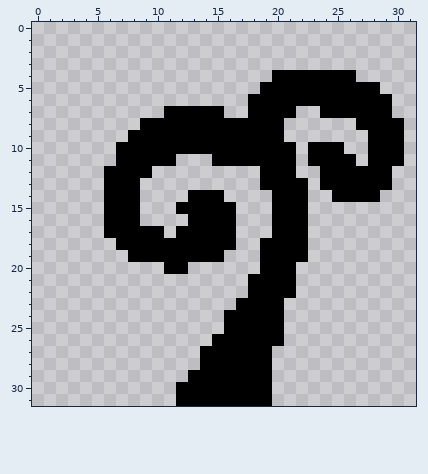
Pixel-art file, stored at support/aseprite_files/Plant.aseprite. The picture above is the old version.
32x32 pixels, 1 frame.
And afterwards:
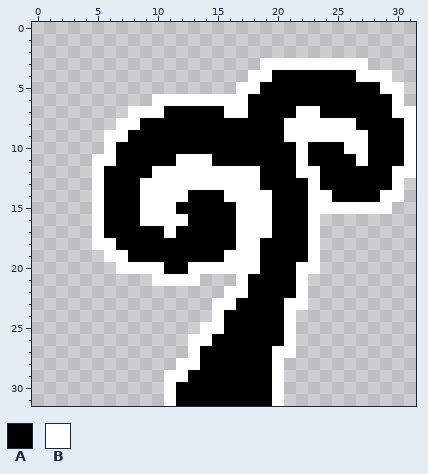
Palette (. is transparent): A #000000  B #ffffff
Edits made:
y 3: x 19..27 ......... -> BBBBBBBBB
y 4: x 18..19 .. -> BB; x 27..29 ... -> BBB
y 5: x 17..18 .. -> BB; x 29..30 .. -> BB
y 6: x 10..17 ........ -> BBBBBBBB; x 30 . -> B
y 7: x 8..10 ... -> BBB; x 16..17 .. -> BB; x 22..23 .. -> BB; x 30..31 .. -> BB
y 8: x 7..8 .. -> BB; x 21..26 ...... -> BBBBBB; x 31 . -> B
y 9: x 6..7 .. -> BB; x 21..27 ....... -> BBBBBBB; x 31 . -> B
y 10: x 6 . -> B; x 22 . -> B; x 26..27 .. -> BB; x 31 . -> B
y 11: x 5..6 .. -> BB; x 12..14 ... -> BBB; x 22 . -> B; x 27 . -> B; x 31 . -> B
y 12: x 5 . -> B; x 10..18 ......... -> BBBBBBBBB; x 22..23 .. -> BB; x 30..31 .. -> BB
y 13: x 5 . -> B; x 9..18 .......... -> BBBBBBBBBB; x 23 . -> B; x 30 . -> B
y 14: x 5 . -> B; x 9..12 .... -> BBBB; x 16..19 .... -> BBBB; x 23..24 .. -> BB; x 29..30 .. -> BB
y 15: x 5 . -> B; x 9..11 ... -> BBB; x 17..19 ... -> BBB; x 23..29 ....... -> BBBBBBB
y 16: x 5 . -> B; x 9..12 .... -> BBBB; x 17..19 ... -> BBB; x 23 . -> B
y 17: x 5 . -> B; x 11 . -> B; x 17..19 ... -> BBB; x 23 . -> B
y 18: x 5..6 .. -> BB; x 17..18 .. -> BB; x 23 . -> B
y 19: x 6..7 .. -> BB; x 16..18 ... -> BBB; x 23 . -> B
y 20: x 7..10 .... -> BBBB; x 13..18 ...... -> BBBBBB; x 22..23 .. -> BB
y 21: x 10..13 .... -> BBBB; x 17 . -> B; x 22 . -> B
y 22: x 16..17 .. -> BB; x 22 . -> B
y 23: x 15..16 .. -> BB; x 21..22 .. -> BB
y 24: x 15 . -> B; x 21 . -> B
y 25: x 14..15 .. -> BB; x 21 . -> B
y 26: x 13..14 .. -> BB; x 21 . -> B
y 27: x 13 . -> B; x 20..21 .. -> BB
y 28: x 12..13 .. -> BB; x 20 . -> B
y 29: x 11..12 .. -> BB; x 20 . -> B
y 30..31: x 11 . -> B; x 20 . -> B
